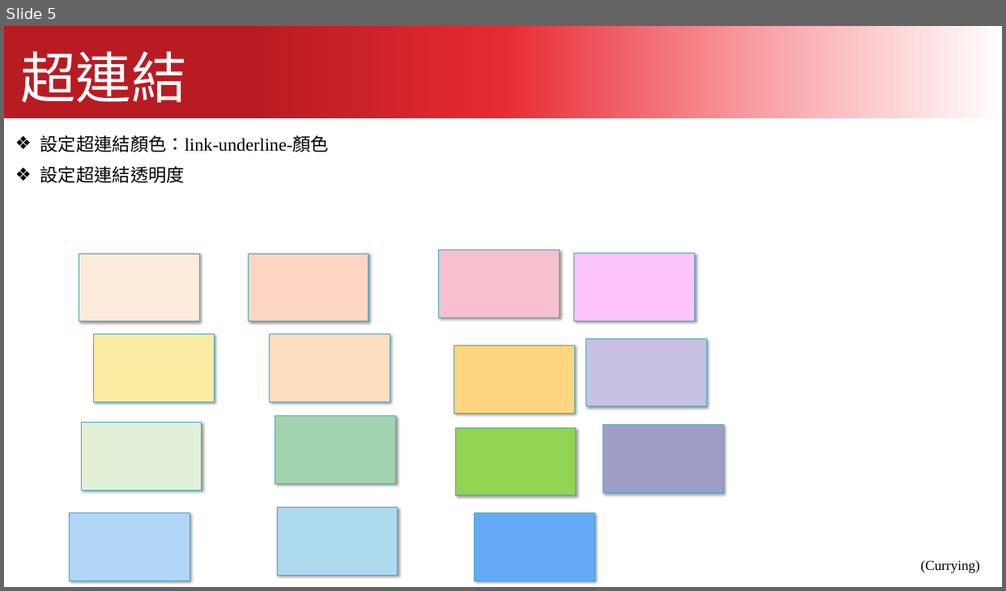
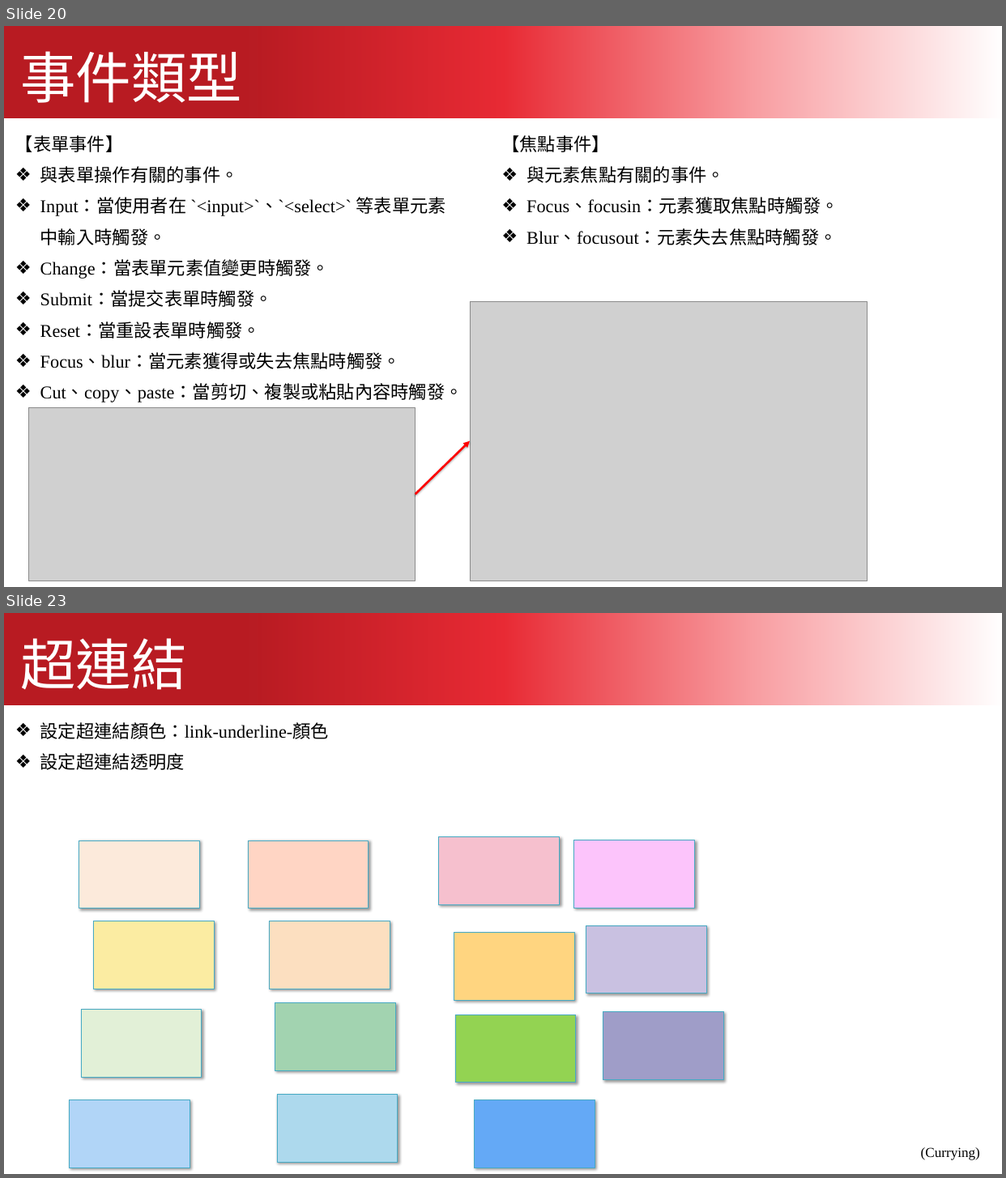
Before and after one commit to kcwc1029/blog, a slide deck: 互動網頁設計/JavaScript/javascript_03.pptx. Shown one above the other, each under a label of ours: slide 5 before the commit, slides 20 and 23 after it; the slides between them are not shown. The pictures are 1006x591 and 1006x1178 pixels, drawn with LibreOffice and Linux fonts; fonts in the diff are those of the drawing; grey boxes stand for pictures. Boxes give left, top, right and bottom in pixels: in the first picture for what was removed or moved away, otherwise in the second. Text is boxed around its words. In the diff, an @@ line names an element or a change of style, - is before the commit and + after.

```diff
--- a/互動網頁設計/JavaScript/javascript_03.pptx
+++ b/互動網頁設計/JavaScript/javascript_03.pptx
@@ slide 20 added at box(4, 26, 1002, 587), background #FFFFFF @@
@@ freeform shape added at box(4, 26, 1002, 118), fill gradient #B81B22 to #E82A34 to #F89DA1 to #FFFFFF @@
@@ text added at box(21, 51, 243, 103), 80 pt, text #FFFFFF @@
+事件類型
@@ text added at box(15, 135, 463, 403), 26 pt, text #000000 @@
+【表單事件】
+❖ 與表單操作有關的事件。
+❖ Input：當使用者在 `<input>`、`<select>` 等表單元素中輸入時觸發。
+❖ Change：當表單元素值變更時觸發。
+❖ Submit：當提交表單時觸發。
+❖ Reset：當重設表單時觸發。
+❖ Focus、blur：當元素獲得或失去焦點時觸發。
+❖ Cut、copy、paste：當剪切、複製或粘貼內容時觸發。
@@ text added at box(501, 135, 839, 246), 26 pt, text #000000 @@
+【焦點事件】
+❖ 與元素焦點有關的事件。
+❖ Focus、focusin：元素獲取焦點時觸發。
+❖ Blur、focusout：元素失去焦點時觸發。
@@ picture added at box(470, 301, 867, 582) @@
@@ picture added at box(29, 408, 415, 582) @@
@@ arrow added from (415, 494) to (470, 442), #FF0000 3 pt @@
@@ what was slide 5 is now slide 23 @@
```
Also in this commit, not shown: 20 other slides added, 4 slides removed, 44 other files.
